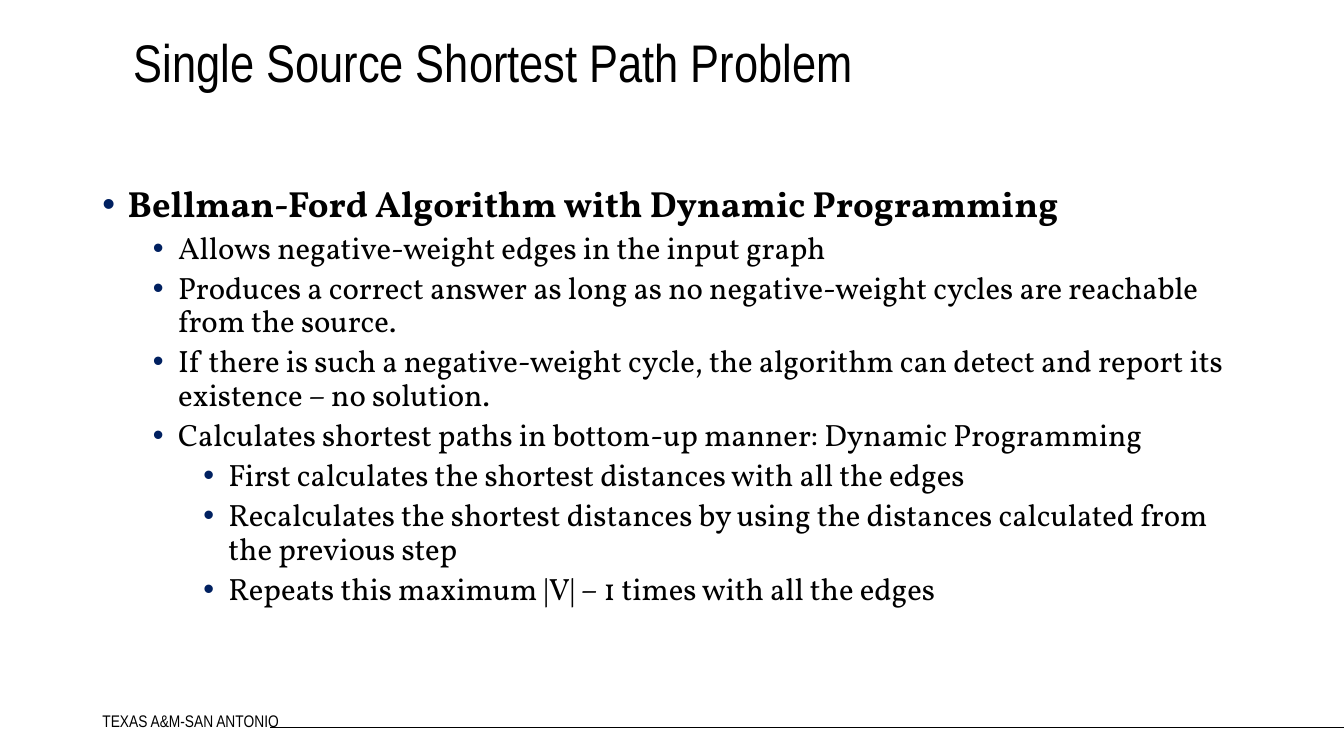
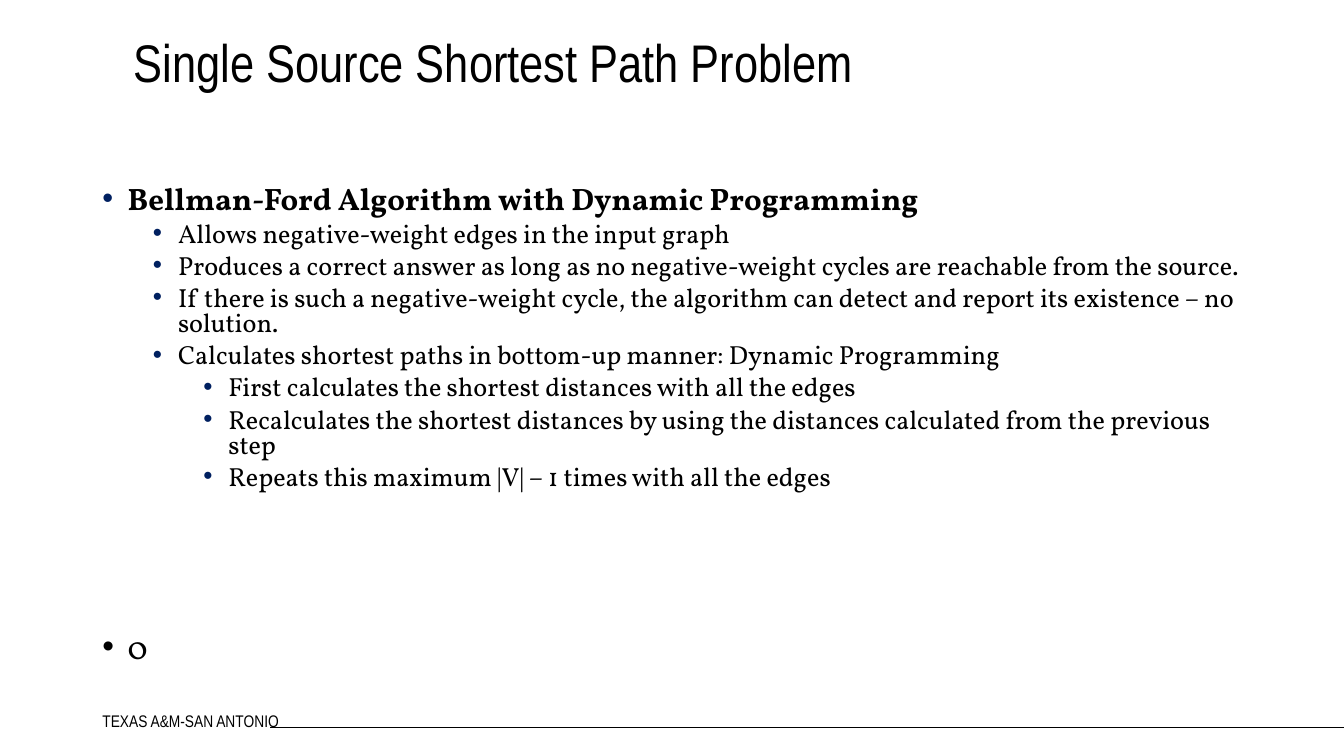
Before and after one commit to viseshb/Masters_TAMUSA, a slide deck: slide 27 of Sem1/Algorithms/Chapters_Notes/Ch22-Shortest-Paths.pptx. Drawn at 1344x756 pixels with LibreOffice and Linux fonts; fonts in the diff are those of the drawing; background and template pictures are left out. Boxes give left, top, right and bottom in pixels: in the first picture for what was removed or moved away, otherwise in the second. Text is boxed around its words. In the diff, an @@ line names an element or a change of style, - is before the commit and + after.

```diff
--- a/Sem1/Algorithms/Chapters_Notes/Ch22-Shortest-Paths.pptx
+++ b/Sem1/Algorithms/Chapters_Notes/Ch22-Shortest-Paths.pptx
@@ text at (x1=128, y1=188, x2=1238, y2=493): size 26 to 22.1 pt in "Bellman-Ford Algorithm with Dynamic Programming"; size 22 to 18.7 pt; line spacing 0.9 to 0.8 @@
@@ text at (x1=128, y1=642, x2=148, y2=660): paragraph added @@
+• 0
```
Also in this commit, not shown: 2 other files.
